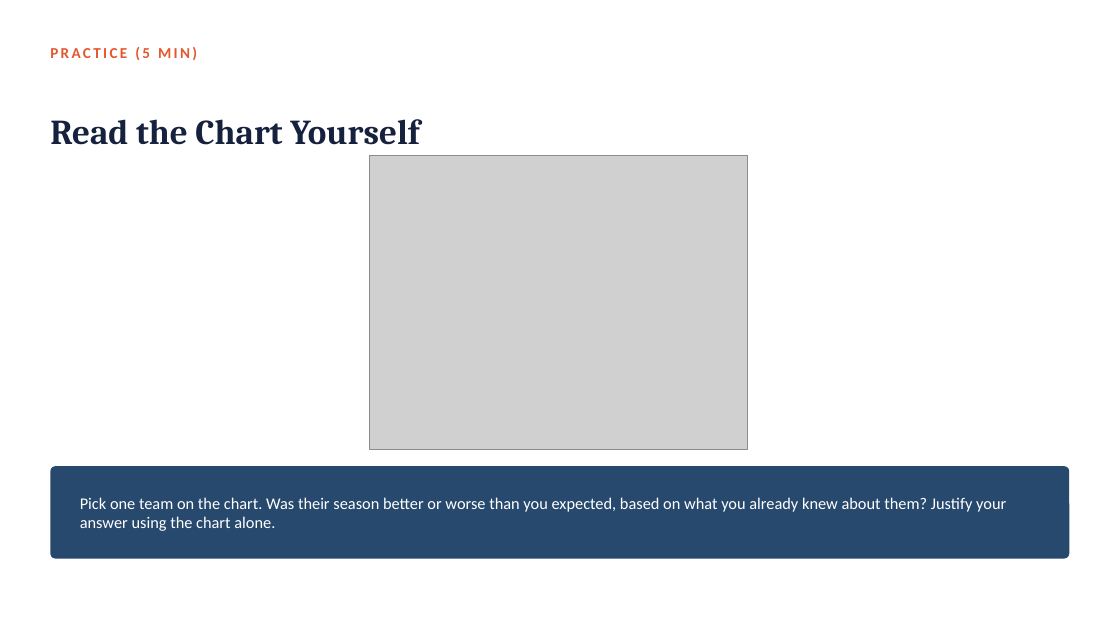
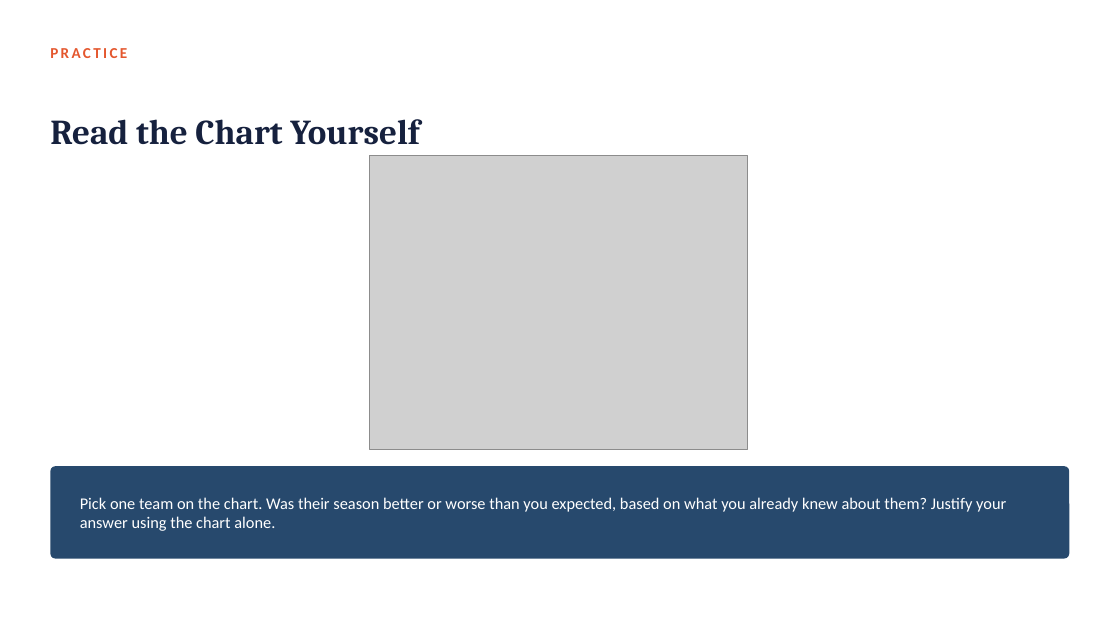
Before and after one commit to fmurital/Teaching-Curriculum, a slide deck: slide 22 of Sports-Analytics-Undergraduate/01_Introduction_to_Basketball_Analytics/Lecture_Slides/Module_01_Introduction_to_Basketball_Analytics.pptx (slide 21 before the commit). Drawn at 1120x630 pixels with LibreOffice and Linux fonts; fonts in the diff are those of the drawing; grey boxes stand for pictures. Boxes give left, top, right and bottom in pixels: in the first picture for what was removed or moved away, otherwise in the second. Text is boxed around its words. In the diff, an @@ line names an element or a change of style, - is before the commit and + after.

```diff
--- a/Sports-Analytics-Undergraduate/01_Introduction_to_Basketball_Analytics/Lecture_Slides/Module_01_Introduction_to_Basketball_Analytics.pptx
+++ b/Sports-Analytics-Undergraduate/01_Introduction_to_Basketball_Analytics/Lecture_Slides/Module_01_Introduction_to_Basketball_Analytics.pptx
@@ text at bbox=[50, 48, 127, 58]: text changed @@
-PRACTICE (5 MIN)
+PRACTICE
```
Also in this commit, not shown: 4 other slides changed, 1 slide added.
